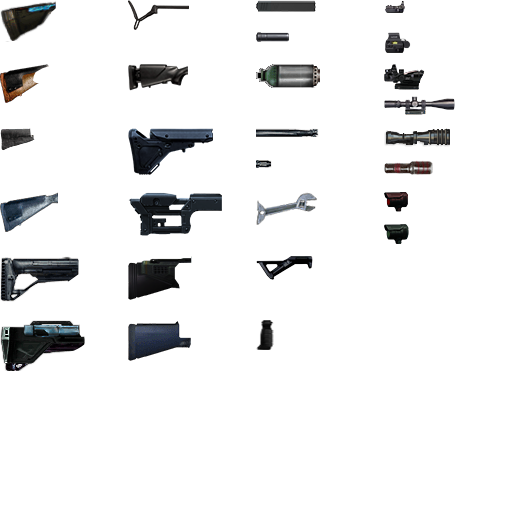
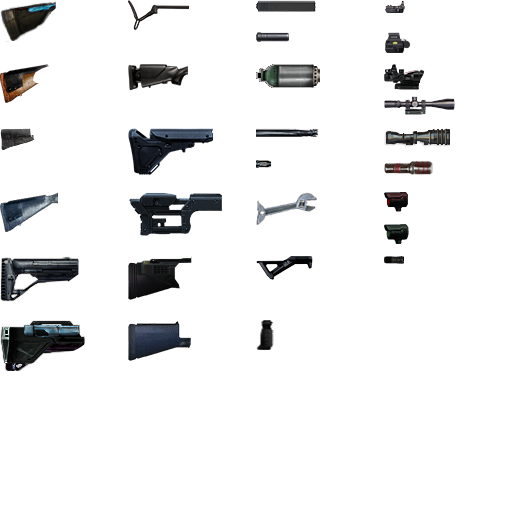
Layered file, before and after one edit (512 x 512). Changes by layer:
added layer "图层 3" (2nd of 2) above "gunMods_betadev" over box(384, 256, 404, 264)
